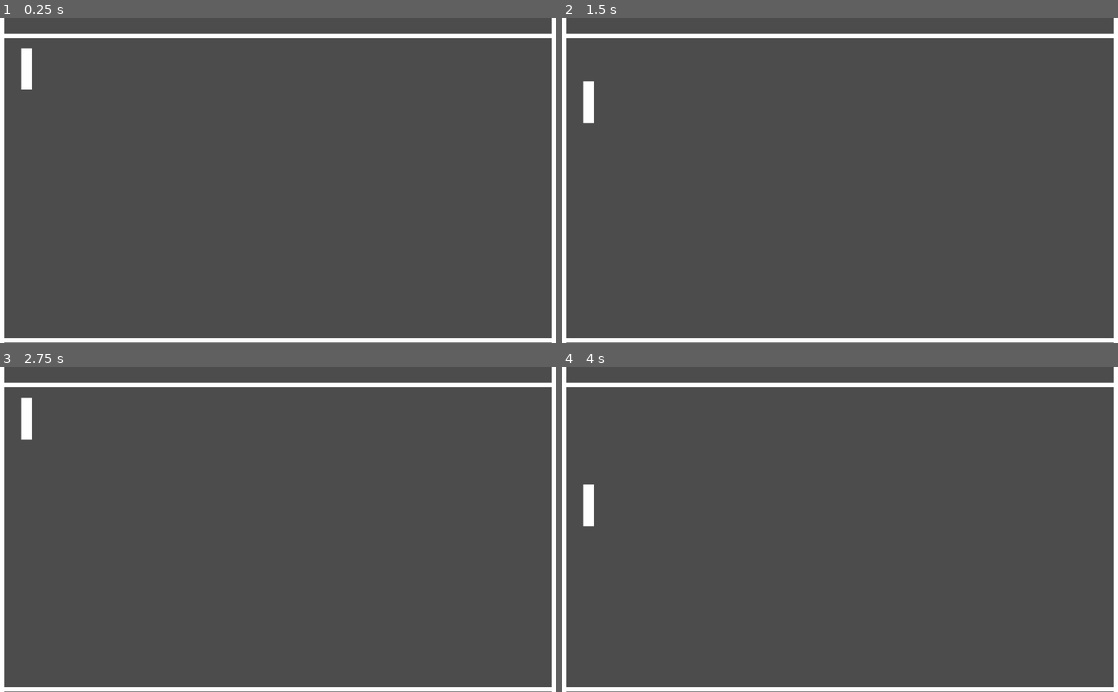
Above: before the commit, frames 1-4 (two rows, left to right).
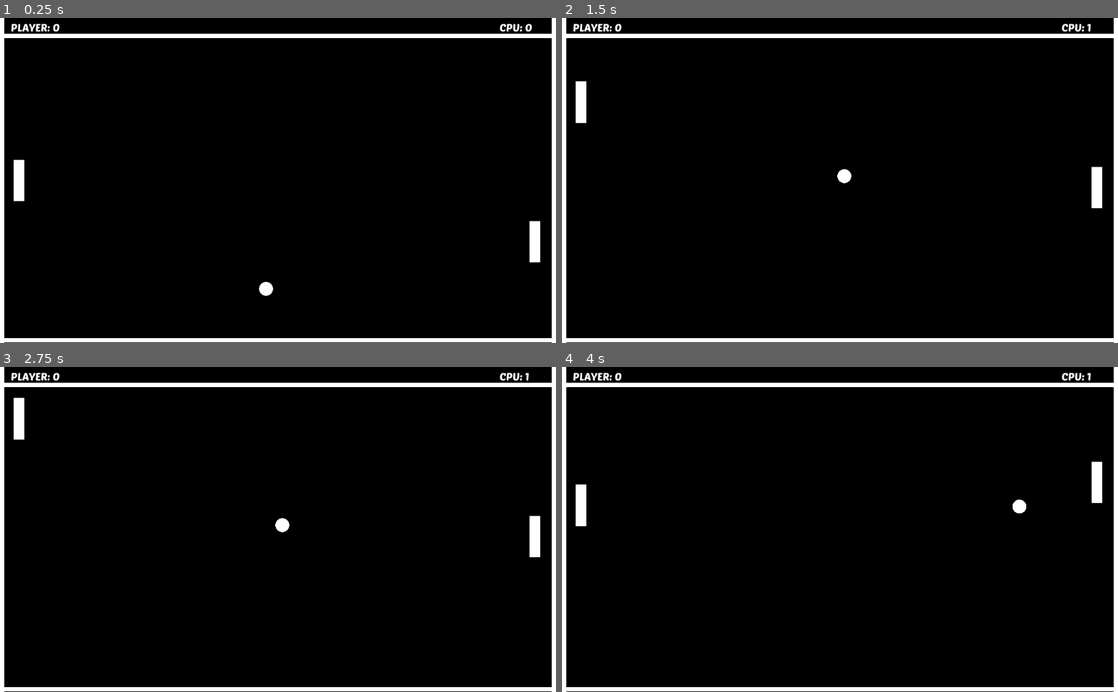
Above: after the commit, the same moments.

Repository: SageCreations/godot-pong
Game: Godot game, scene res://Levels/test_level.tscn
Two runs of this game, one before a commit and one after it. Both use one fixed random seed, a clock stepped at 60 frames per second and the inputs below. Before the commit the project has no main scene; this scene is started directly in both runs.
Inputs:
- Up to frame 1 (0.25 s): no input
- Up to frame 2 (1.5 s): hold Up (ui_up) 0.53-1.28 s; hold Down (ui_down) from 1.28 s (still down)
- Up to frame 3 (2.75 s): release Down (ui_down) at 2.03 s; hold Up (ui_up) from 2.03 s (still down)
- Up to frame 4 (4 s): release Up (ui_up) at 3.53 s; hold Down (ui_down) from 3.53 s (still down)

The runs differ from the first frame. In frame 1, 96% of the frame differs, in the area x 0-100%, y 0-100%; in frame 2, 96%; in frame 3, 96%; in frame 4, 96%.

Commit message:
finished making the game

Diff:
--- a/Pong/Levels/test_level.tscn
+++ b/Pong/Levels/test_level.tscn
@@ -1,16 +1,54 @@
-[gd_scene load_steps=4 format=2]
+[gd_scene load_steps=9 format=2]
 
 [ext_resource path="res://prefabs/player_paddle.tscn" type="PackedScene" id=1]
 [ext_resource path="res://prefabs/wall.tscn" type="PackedScene" id=2]
-[ext_resource path="res://prefabs/goal.tscn" type="PackedScene" id=3]
+[ext_resource path="res://Audio/ping_pong_8bit_beeep.ogg" type="AudioStream" id=3]
+[ext_resource path="res://prefabs/ball.tscn" type="PackedScene" id=4]
+[ext_resource path="res://prefabs/opponent_paddle.tscn" type="PackedScene" id=5]
+[ext_resource path="res://Scripts/main.gd" type="Script" id=6]
+[ext_resource path="res://font.tres" type="Theme" id=7]
 
-[node name="Node2D" type="Node2D"]
-scale = Vector2( 0.3, 0.3 )
+[sub_resource type="RectangleShape2D" id=1]
+extents = Vector2( 13.3333, 941.667 )
 
-[node name="player" parent="." instance=ExtResource( 1 )]
-position = Vector2( 163.333, 313.333 )
+[node name="Level" type="Node"]
+script = ExtResource( 6 )
+
+[node name="ColorRect" type="ColorRect" parent="."]
+margin_right = 1029.0
+margin_bottom = 604.0
+color = Color( 0, 0, 0, 1 )
+
+[node name="PlayerScore" type="Label" parent="."]
+margin_left = 20.0
+margin_top = 5.0
+theme = ExtResource( 7 )
+text = "Test
+"
+align = 1
+valign = 1
+
+[node name="OpponentScore" type="Label" parent="."]
+margin_left = 920.0
+margin_top = 5.0
+theme = ExtResource( 7 )
+text = "test"
+align = 1
+valign = 1
+
+[node name="CountdownLabel" type="Label" parent="."]
+visible = false
+margin_left = 1656.67
+margin_top = 666.667
+margin_right = 1747.67
+margin_bottom = 726.667
+theme = ExtResource( 7 )
+text = "test"
+align = 1
+valign = 1
 
 [node name="Bounds" type="Node2D" parent="."]
+scale = Vector2( 0.3, 0.3 )
 
 [node name="wall" parent="Bounds" instance=ExtResource( 2 )]
 position = Vector2( 1943.33, 110 )
@@ -30,12 +68,40 @@
 rotation = 1.5708
 scale = Vector2( 4, 1 )
 
-[node name="Goals" type="Node2D" parent="."]
-position = Vector2( -30, -20 )
-scale = Vector2( 1, 3 )
+[node name="right_goal" type="Area2D" parent="."]
+scale = Vector2( 0.3, 0.3 )
 
-[node name="goal" parent="Goals" instance=ExtResource( 3 )]
-position = Vector2( 63.3333, 50 )
+[node name="CollisionShape2D" type="CollisionShape2D" parent="right_goal"]
+position = Vector2( 3370, 1053.33 )
+shape = SubResource( 1 )
 
-[node name="goal2" parent="Goals" instance=ExtResource( 3 )]
-position = Vector2( 3396.67, 50 )
+[node name="left_goal" type="Area2D" parent="."]
+position = Vector2( -3.33333, -3.33333 )
+scale = Vector2( 0.3, 0.3 )
+
+[node name="CollisionShape2D" type="CollisionShape2D" parent="left_goal"]
+position = Vector2( 40, 1040 )
+shape = SubResource( 1 )
+
+[node name="player" parent="." instance=ExtResource( 1 )]
+position = Vector2( 35, 300 )
+scale = Vector2( 0.3, 0.3 )
+
+[node name="Ball" parent="." instance=ExtResource( 4 )]
+position = Vector2( 510, 300 )
+scale = Vector2( 0.1, 0.1 )
+
+[node name="Opponent" parent="." instance=ExtResource( 5 )]
+position = Vector2( 951, 313 )
+scale = Vector2( 0.3, 0.3 )
+
+[node name="CountdownTimer" type="Timer" parent="."]
+wait_time = 2.0
+one_shot = true
+
+[node name="ScoreSound" type="AudioStreamPlayer2D" parent="."]
+stream = ExtResource( 3 )
+
+[connection signal="body_entered" from="right_goal" to="." method="_on_right_goal_body_entered"]
+[connection signal="body_entered" from="left_goal" to="." method="_on_left_goal_body_entered"]
+[connection signal="timeout" from="CountdownTimer" to="." method="_on_CountdownTimer_timeout"]
--- /dev/null
+++ b/Pong/Scripts/ball.gd
@@ -0,0 +1,23 @@
+extends KinematicBody2D
+
+var speed : int = 600
+var velocity = Vector2.ZERO
+
+func _ready():
+	randomize()
+	velocity.x = [-1,1][randi() % 2]
+	velocity.y = [-0.8,0.8][randi() % 2]
+
+func _physics_process(delta):
+	var collision_object = move_and_collide(velocity * speed * delta)
+	if collision_object:
+		velocity = velocity.bounce(collision_object.normal)
+		$CollisionSound.play()
+
+func stop_ball():
+	speed = 0
+
+func restart_ball():
+	speed = 600
+	velocity.x = [-1,1][randi() % 2]
+	velocity.y = [-0.8,0.8][randi() % 2]
--- a/Pong/Scripts/main.gd
+++ b/Pong/Scripts/main.gd
@@ -1,4 +1,47 @@
+# Thanks to Clear Code for the pong tutorial
+# Video link - https://www.youtube.com/watch?v=kr1BoEbuveI&list=WL&index=14&t=3239s&ab_channel=ClearCode
+
+# Edited by Edward Cruz
+
 extends Node
 
 
-#add game data in here
+var PlayerScore : int = 0
+var OpponentScore : int = 0
+
+func _ready():
+	$player.position.x = 35
+	$Opponent.position.x = 1020 - 35
+	$Ball.position = Vector2(640, 380)
+
+func _process(delta):
+	$PlayerScore.text = "PLAYER: " + str(PlayerScore)
+	$OpponentScore.text = "CPU: " + str(OpponentScore)
+	$CountdownLabel.text = str(int($CountdownTimer.time_left) + 1)
+
+func _on_CountdownTimer_timeout():
+	get_tree().call_group('BallGroup','restart_ball')
+	$CountdownLabel.visible = false
+
+func score_achieved():
+	$Ball.position = Vector2(510, 300)
+
+	get_tree().call_group('BallGroup','stop_ball')
+	$CountdownTimer.start()
+	$CountdownLabel.visible = true
+	$ScoreSound.play()
+	$player.position.x = 35
+	$Opponent.position.x = 1020 - 35
+
+func _on_right_goal_body_entered(body):
+	if (body == get_node("Ball")):
+		score_achieved()
+		PlayerScore += 1
+		print("PlayerScore: " + str(PlayerScore))
+
+
+func _on_left_goal_body_entered(body):
+	if (body == get_node("Ball")):
+		score_achieved()
+		OpponentScore += 1
+		print("OpponentScore: " + str(OpponentScore))
--- a/Pong/Scripts/opponent.gd
+++ b/Pong/Scripts/opponent.gd
@@ -1,16 +1,16 @@
 extends KinematicBody2D
 
+var speed = 400
+var ball
 
-# Declare member variables here. Examples:
-# var a = 2
-# var b = "text"
+func _ready():
+	ball = get_parent().find_node("Ball")
 
+func _physics_process(delta):
+	move_and_slide(Vector2(0,get_opponent_direction()) * speed)
 
-# Called when the node enters the scene tree for the first time.
-func _ready():
-	pass # Replace with function body.
-
-
-# Called every frame. 'delta' is the elapsed time since the previous frame.
-#func _process(delta):
-#	pass
+func get_opponent_direction():
+	if abs(ball.position.y - position.y) > 25:
+		if ball.position.y > position.y: return 1
+		else: return -1
+	else: return 0
--- a/Pong/Scripts/player.gd
+++ b/Pong/Scripts/player.gd
@@ -3,10 +3,6 @@
 
 export var speed : int = 400
 
-
-
-func _process(delta):
-	pass
 
 
 
--- /dev/null
+++ b/Pong/font.tres
@@ -0,0 +1,10 @@
+[gd_resource type="Theme" load_steps=3 format=2]
+
+[ext_resource path="res://PoetsenOne-Regular.ttf" type="DynamicFontData" id=1]
+
+[sub_resource type="DynamicFont" id=2]
+size = 20
+font_data = ExtResource( 1 )
+
+[resource]
+default_font = SubResource( 2 )
--- a/Pong/prefabs/ball.tscn
+++ b/Pong/prefabs/ball.tscn
@@ -1,14 +1,20 @@
-[gd_scene load_steps=3 format=2]
+[gd_scene load_steps=5 format=2]
 
 [ext_resource path="res://sprites/ball.png" type="Texture" id=1]
+[ext_resource path="res://Scripts/ball.gd" type="Script" id=2]
+[ext_resource path="res://Audio/ping_pong_8bit_plop.ogg" type="AudioStream" id=3]
 
 [sub_resource type="CircleShape2D" id=1]
 radius = 129.004
 
-[node name="Ball" type="KinematicBody2D"]
+[node name="Ball" type="KinematicBody2D" groups=["BallGroup"]]
+script = ExtResource( 2 )
 
 [node name="Sprite" type="Sprite" parent="."]
 texture = ExtResource( 1 )
 
 [node name="CollisionShape2D" type="CollisionShape2D" parent="."]
 shape = SubResource( 1 )
+
+[node name="CollisionSound" type="AudioStreamPlayer2D" parent="."]
+stream = ExtResource( 3 )
--- a/Pong/project.godot
+++ b/Pong/project.godot
@@ -11,11 +11,13 @@
 [application]
 
 config/name="Pong"
+run/main_scene="res://Levels/test_level.tscn"
 config/icon="res://icon.png"
 
-[autoload]
+[display]
 
-main_data="*res://Scripts/main.gd"
+window/stretch/mode="viewport"
+window/stretch/aspect="keep"
 
 [gui]
 
Not shown, added: Pong/Audio/ping_pong_8bit_beeep.ogg.import
Not shown, added: Pong/Audio/ping_pong_8bit_plop.ogg.import
Binary file added: Pong/PoetsenOne-Regular.ttf
Not shown, added: Pong/Audio/ping_pong_8bit_beeep.ogg
Not shown, added: Pong/Audio/ping_pong_8bit_plop.ogg
